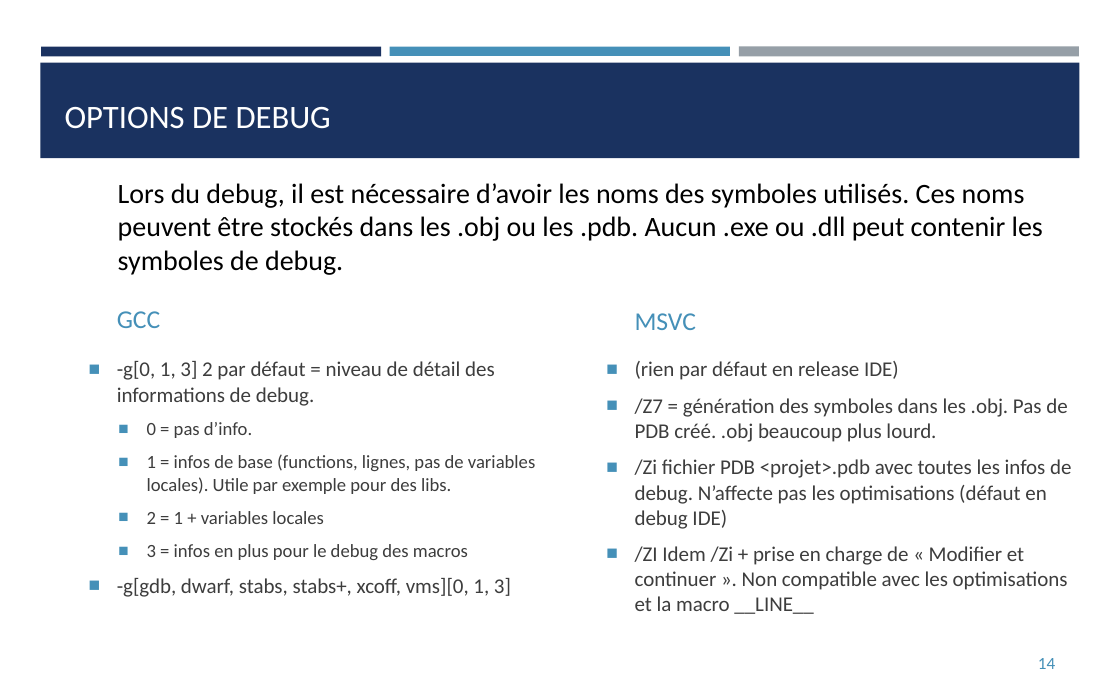
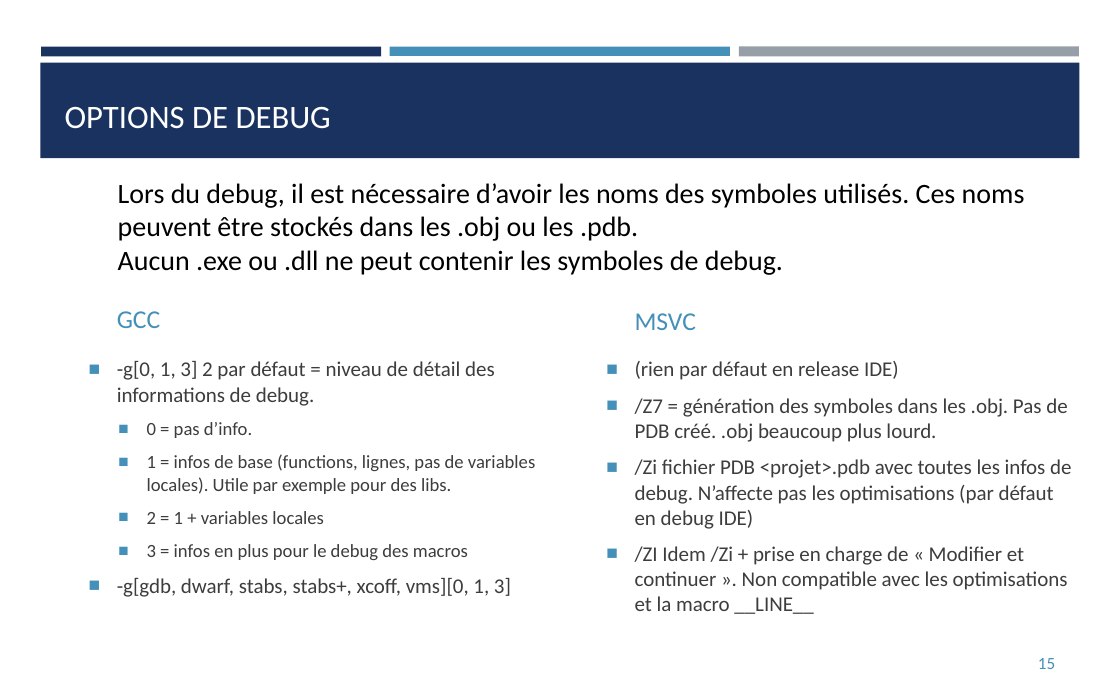
Before and after one commit to franckginguene/cpp_scalian, a slide deck: slide 15 of diapos/CPP_aprem.pptx (slide 14 before the commit). Drawn at 1120x700 pixels with LibreOffice and Linux fonts; fonts in the diff are those of the drawing. Boxes give left, top, right and bottom in pixels: in the first picture for what was removed or moved away, otherwise in the second. Text is boxed around its words. In the diff, an @@ line names an element or a change of style, - is before the commit and + after.

```diff
--- a/diapos/CPP_aprem.pptx
+++ b/diapos/CPP_aprem.pptx
@@ text at (118, 183, 1025, 275): text changed @@
-Lors du debug, il est nécessaire d’avoir les noms des symboles utilisés. Ces noms peuvent être stockés dans les .obj ou les .pdb. Aucun .exe ou .dll peut contenir les symboles de debug.
+Lors du debug, il est nécessaire d’avoir les noms des symboles utilisés. Ces noms peuvent être stockés dans les .obj ou les .pdb.
+Aucun .exe ou .dll ne peut contenir les symboles de debug.
@@ text at (635, 459, 1071, 529): text changed @@
-■ /Zi fichier PDB <projet>.pdb avec toutes les infos de debug. N’affecte pas les optimisations (défaut en debug IDE)
+■ /Zi fichier PDB <projet>.pdb avec toutes les infos de debug. N’affecte pas les optimisations (par défaut en debug IDE)
@@ page number at (1038, 658, 1055, 669): text changed @@
-14
+15
```
Also in this commit, not shown: 14 other slides changed, 2 slides added, 2 slides removed.
